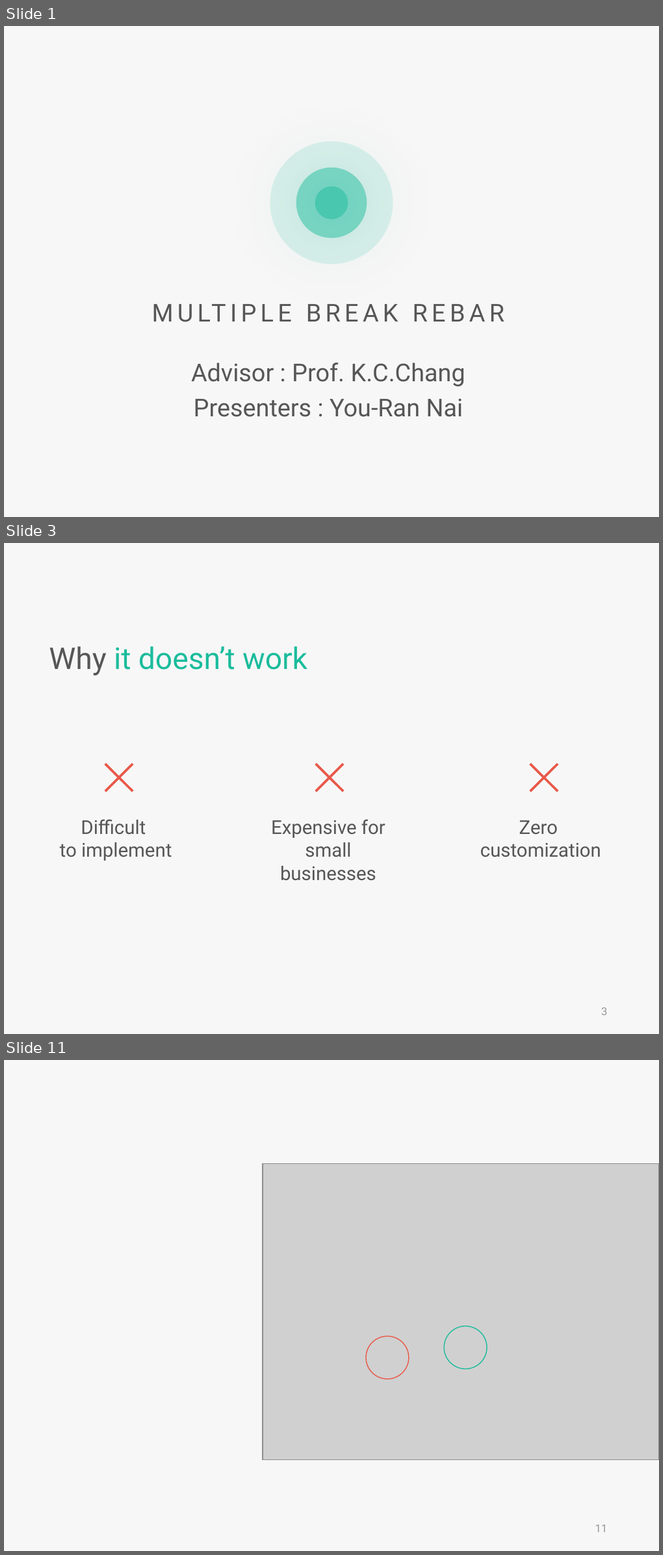
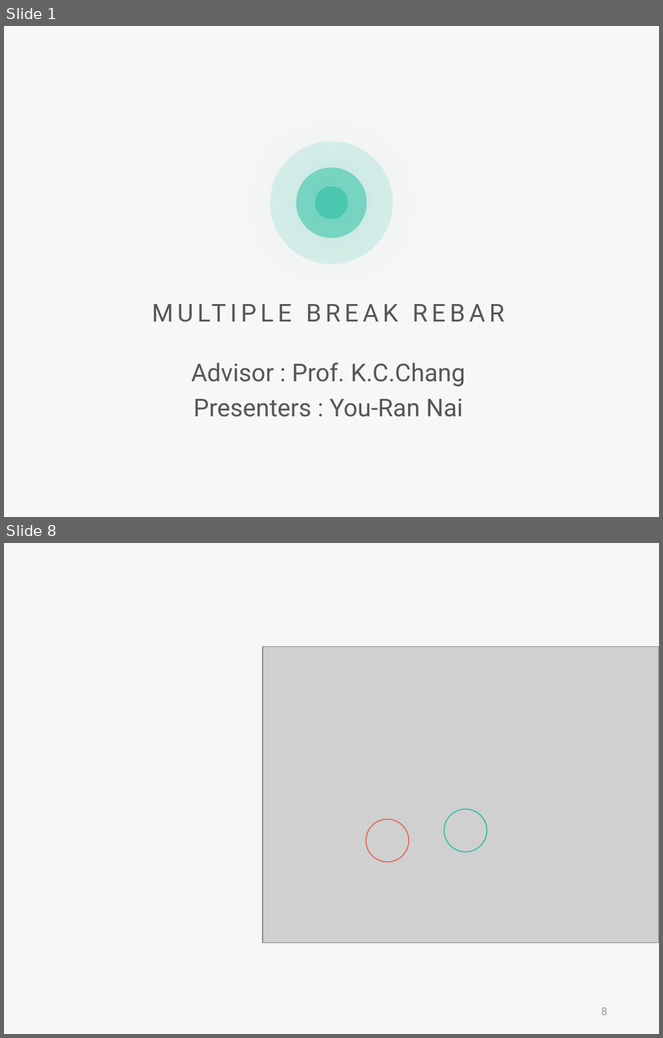
Before and after one commit to skyran1278/VbaProject, a slide deck: 20180126_SmartSplice/20180808_Meeting/SmartSplice.pptx. Shown one above the other, each under a label of ours: slides 1, 3 and 11 before the commit, slides 1 and 8 after it; the slides between them are not shown. The pictures are 663x1555 and 663x1038 pixels, drawn with LibreOffice and Linux fonts; fonts in the diff are those of the drawing; grey boxes stand for pictures. Boxes give left, top, right and bottom in pixels: in the first picture for what was removed or moved away, otherwise in the second. Text is boxed around its words. In the diff, an @@ line names an element or a change of style, - is before the commit and + after.

```diff
--- a/20180126_SmartSplice/20180808_Meeting/SmartSplice.pptx
+++ b/20180126_SmartSplice/20180808_Meeting/SmartSplice.pptx
@@ slide 3 removed at (4,543,659,1034), background #F7F7F7 @@
@@ text removed at (49,646,308,676) @@
-Why it doesn’t work
@@ freeform shape removed at (104,763,134,793) @@
@@ freeform shape removed at (315,763,345,793) @@
@@ freeform shape removed at (529,763,559,793) @@
@@ text removed at (60,819,172,861) @@
-Difficult
-to implement
@@ text removed at (271,819,386,881) @@
-Expensive for small businesses
@@ text removed at (480,821,601,858) @@
-Zero
-customization
@@ page number removed at (601,1008,607,1016) @@
-3
@@ what was slide 11 is now slide 8 @@
@@ page number at (601,1008,607,1016): text changed @@
-11
+8
```
Also in this commit, not shown: 4 slides changed, 5 slides added, 7 other slides removed, 3 other files.
